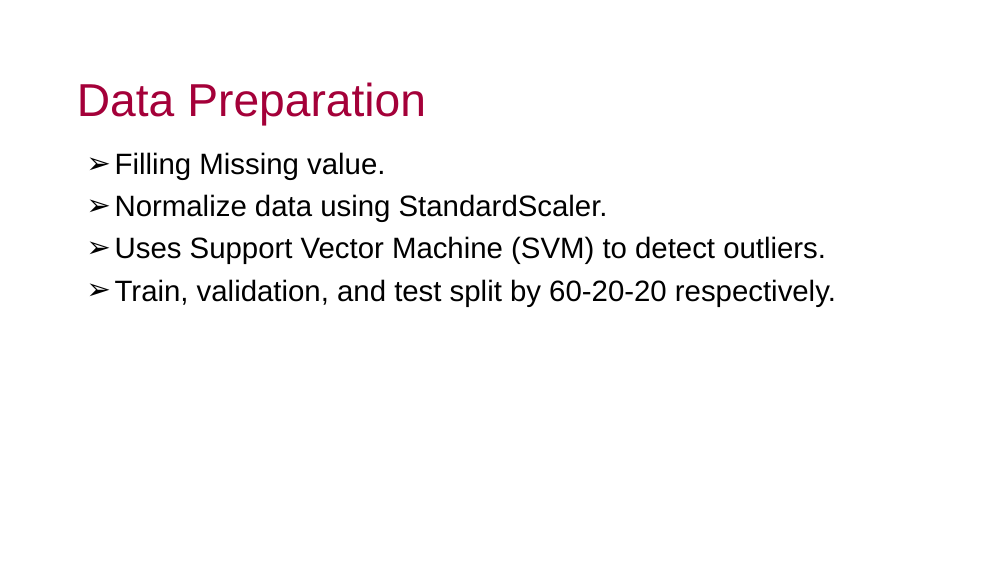
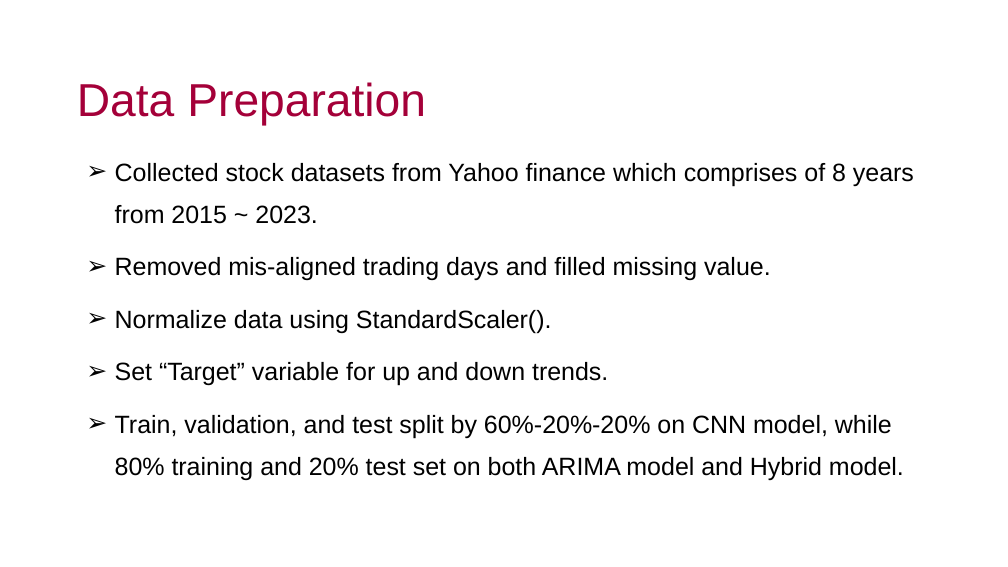
Before and after one commit to j-anne/dissertation-UEL-CN-7000, a slide deck: slide 9 of Thesis_presentation.Unicaf.pptx (slide 10 before the commit). Drawn at 1008x567 pixels with LibreOffice and Linux fonts; fonts in the diff are those of the drawing; background and template pictures are left out. Boxes give left, top, right and bottom in pixels: in the first picture for what was removed or moved away, otherwise in the second. Text is boxed around its words. In the diff, an @@ line names an element or a change of style, - is before the commit and + after.

```diff
--- a/Thesis_presentation.Unicaf.pptx
+++ b/Thesis_presentation.Unicaf.pptx
@@ text at box(115, 163, 914, 480): text changed; size 28 to 23.8 pt @@
-➢ Filling Missing value.
-➢ Normalize data using StandardScaler.
-➢ Uses Support Vector Machine (SVM) to detect outliers.
-➢ Train, validation, and test split by 60-20-20 respectively.
+➢ Collected stock datasets from Yahoo finance which comprises of 8 years from 2015 ~ 2023.
+➢ Removed mis-aligned trading days and filled missing value.
+➢ Normalize data using StandardScaler().
+➢ Set “Target” variable for up and down trends.
+➢ Train, validation, and test split by 60%-20%-20% on CNN model, while 80% training and 20% test set on both ARIMA model and Hybrid model.
```
Also in this commit, not shown: 16 other slides changed, 6 slides added, 2 slides removed.
